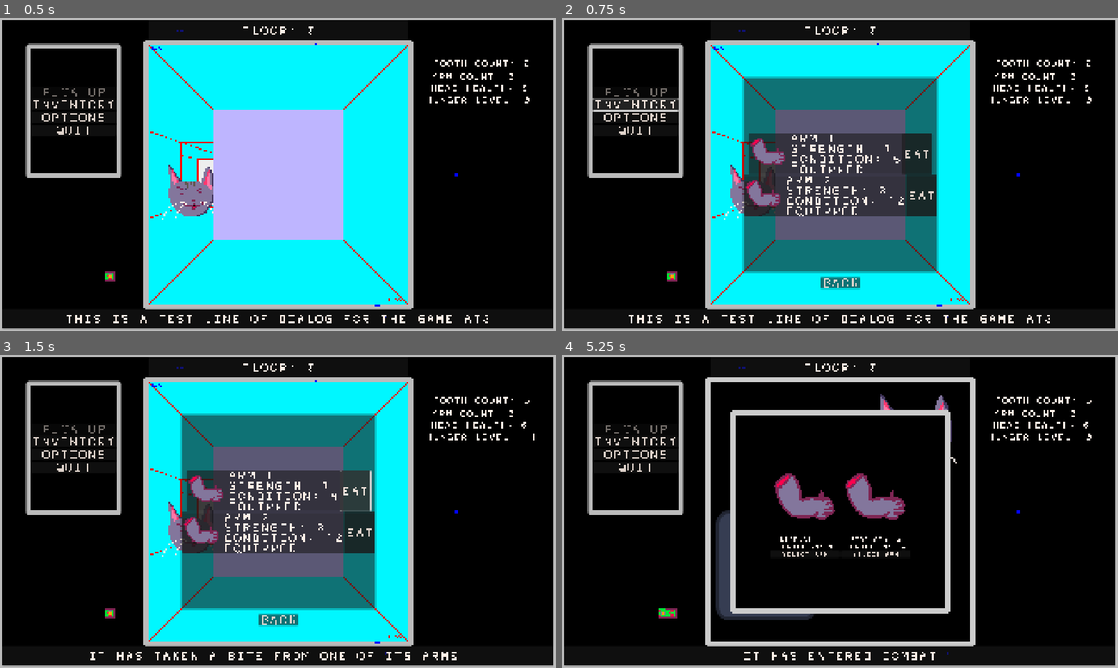
Above: before the commit, frames 1-4 (two rows, left to right).
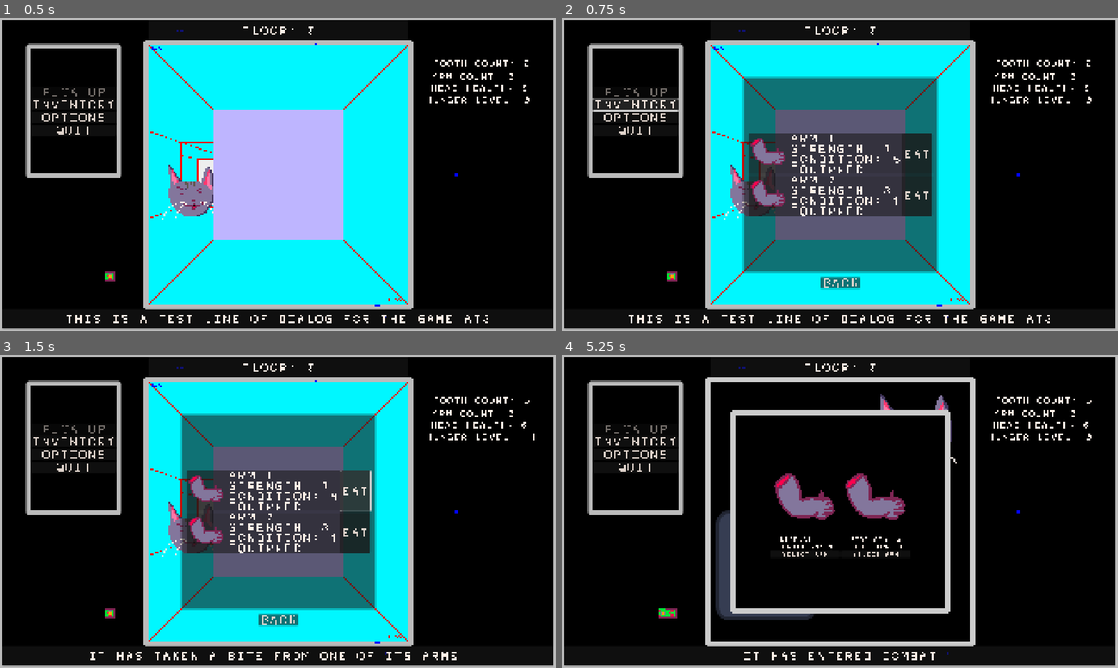
Above: after the commit, the same moments.

Repository: sym-z/arm-to-the-teeth
Game: Godot game, scene res://scenes/testing_level/testing_level.tscn
Same seed, same stepped clock (60 frames per second), same inputs: the game is played once before the commit and once after it. The project has no main scene, so this scene is started directly. The engine's default icon, where the game draws it, is replaced by a stand-in: a white triangle on a blue panel in a dark square.
Inputs (mouse positions are in pixels of both pictures, inside the frame that each line leads up to):
- Up to frame 1 (0.5 s): no input
- Up to frame 2 (0.75 s): click "INVENTORY" at 0.5 s
- Up to frame 3 (1.5 s): click "EAT" at 1.25 s
- Up to frame 4 (5.25 s): click "BACK" at 2 s; click "OPTIONS" at 2.75 s; move the mouse to (962, 495) at 3.52 s; hold D (turn_right) 3.53-4.28 s; click (962, 495) at 3.67 s; move the mouse to (728, 527) at 4.27 s; hold S (move_back) 4.28-5 s; click (728, 527) at 4.42 s; click "ATTACK" at 5 s

Frame 1 is identical in both runs. In frame 2, 1.1% of the frame differs, in the area x 32-68%, y 50-64%; in frame 3, 1.1%; in frame 4, less than 0.1%.

Commit message:
Player can damage or lose arm in combat if they roll low enough

Diff:
--- a/src/prefabs/player/player.gd
+++ b/src/prefabs/player/player.gd
@@ -53,7 +53,7 @@
 	if Globals.debug_combat:
 		var power_arm : Arm = Arm.new()
 		power_arm.strength = 3
-		power_arm.condition = 10
+		power_arm.condition = 1
 		power_arm.equipped = true
 		arm_count += 1
 		arm_inventory.append(power_arm)
@@ -191,7 +191,7 @@
 				arm_count += 1
 				arm_inventory.append(new_arm)
 				# Add this arm to the inventory UI
-				ui.add_arm_to_inventory(arm_inventory[arm_inventory.size()-1],arm_count)
+				#ui.add_arm_to_inventory(arm_inventory[arm_inventory.size()-1],arm_count)
 				# Remove from map's tracker of arm inventory
 				map.arm_atlas.erase(position)
 				map.make_cell_empty(curr_cell)
@@ -257,7 +257,8 @@
 		hunger_state = HUNGER_LEVEL.SATISFIED
 	var after_state : HUNGER_LEVEL = hunger_state
 	if(before_state != after_state):
-		print("STATE SWITCH")
+		if Globals.verbose_console == true:
+			print("STATE SWITCH")
 		match hunger_state:
 			HUNGER_LEVEL.SATISFIED:
 				hunger_satisfied.emit()
--- a/src/prefabs/ui/combat_viewport/combat_viewport.gd
+++ b/src/prefabs/ui/combat_viewport/combat_viewport.gd
@@ -95,21 +95,41 @@
 	change_att_die_roller_vis(true)
 
 	#TODO: Adjust bounds depending on arm conditions etc.
-	att_die_roller.set_die(1,20,opponent.difficulty_class)
+	if Globals.debug_combat == false:
+		att_die_roller.set_die(1,20,opponent.difficulty_class)
+	else:
+		# Impossible roll to test arm getting hurt
+		att_die_roller.set_die(1,20,20)
 	#TODO: SET LABEL TO SHOW DIFFICULTY CLASS
 
 
-func _on_attacking_die_roller_roll_results_ready(passed, number_rolled):
+func _on_attacking_die_roller_roll_results_ready(passed, number_rolled, dc):
 	if Globals.verbose_console == true:
 		print("DIE RESULTS READY")
+	## Player Hit
 	if passed == true:
 		# Deal damage according to arm's strength
 		opponent.curr_health -= attacking_arm.strength
-		#TODO: Check for death
+		#TODO: Maybe bonus damage for high rolls?
+		Log.add_log_message("IT DEALT " + str(attacking_arm.strength) + " DAMAGE.")
+		#TODO: Check for enemy death
 		refresh_temp_labels()
+	## Player Miss
 	else:
 		#TODO: Apply damage to condition, update inventory menu, update arm selection screen
-		pass
+		# Apply damage to arm's condition equal to how far the roll was under half the dc
+			# Ex: Roll = 2, DC = 10, damage_to_apply = floor(DC/2)-Roll = floor(10/2)-2 = 5-2 = 3
+		if number_rolled < floor(dc/2):
+			var damage_to_apply : int = floor(dc/2) - number_rolled
+			attacking_arm.condition -= damage_to_apply
+			# Check if arm was destroyed
+			if attacking_arm.condition <= 0:
+				Log.add_log_message("IT MISSED ITS ATTACK AND ITS ARM WAS DAMAGED BEYOND USE.")
+				root_ui.arm_fully_eaten(attacking_arm)
+			else:
+				Log.add_log_message("IT MISSED ITS ATTACK GOT HURT, ARM LOST " + str(damage_to_apply) + " CONDITION.")
+		else:
+			Log.add_log_message("IT MISSED ITS ATTACK.")
 	#TODO: Could set a timer, and then show enemy's attack
 	curr_turn = TURN.ENEMY
 
--- a/src/prefabs/ui/die_roller/die_roller.gd
+++ b/src/prefabs/ui/die_roller/die_roller.gd
@@ -13,7 +13,7 @@
 ## Prevents multiple rolls
 var roll_finished : bool = false
 
-signal roll_results_ready(passed: bool, number_rolled: int)
+signal roll_results_ready(passed: bool, number_rolled: int, dc: int)
 # Called when the node enters the scene tree for the first time.
 func _ready():
 	frame = lower_limit -1
@@ -54,7 +54,7 @@
 					roll_passed = true
 				else:
 					roll_passed = false
-				roll_results_ready.emit(roll_passed, result)
+				roll_results_ready.emit(roll_passed, result, difficulty_class)
 
 
 
--- a/src/prefabs/ui/ui.gd
+++ b/src/prefabs/ui/ui.gd
@@ -132,7 +132,16 @@
 	player.pick_up(item_to_pick)
 func _on_inventory_pressed():
 	change_inventory_visibility(not inventory_container.visible)
-	#TODO: Possibly use the same method as arm_selection where the menu is built when the button is pressed
+	# Refresh inventory when the window is pulled up, rather than relying on other parts of the code to update it
+	if inventory_container.visible == true:
+		# Clear out child nodes in the item container
+		for child in item_container.get_children():
+			child.call_deferred("queue_free")
+		# Refill container with arms
+		for i in player.arm_inventory.size():
+			add_arm_to_inventory(player.arm_inventory[i], i+1)
+			pass
+		pass
 #endregion
 #region Inventory Window
 func change_inventory_visibility(new_vis : bool):
@@ -148,13 +157,17 @@
 		arm_object.condition -= 1
 		# Adjust hunger, health, arm count etc.
 		player.arm_bitten()
+		if player.in_combat == true:
+			combat_viewport.refresh_arm_selections()
 		refresh_temp_labels()
 		# TODO: UPDATE ATT ARM SELECTION
 
 func arm_fully_eaten(arm_object : Arm):
 	player.remove_arm(arm_object)
-	refresh_temp_labels()
-	#TODO: UPDATE ATT ARM SELECTION IF FULL REFRESH IS NOT BEING USED
+	if player.in_combat == true:
+		combat_viewport.refresh_arm_selections()
+	refresh_temp_labels()
+	#TODO: UPDATE ATT ARM SELECTION
 
 func _on_back_button_pressed():
 	change_inventory_visibility(false)
--- a/src/prefabs/ui/ui.tscn
+++ b/src/prefabs/ui/ui.tscn
@@ -144,7 +144,7 @@
 
 [node name="Back Button" type="Button" parent="Inventory"]
 visible = false
-z_index = 1
+z_index = 2
 offset_left = 892.0
 offset_top = 893.0
 offset_right = 1028.0
Not shown, changed: docs/TODO.md
